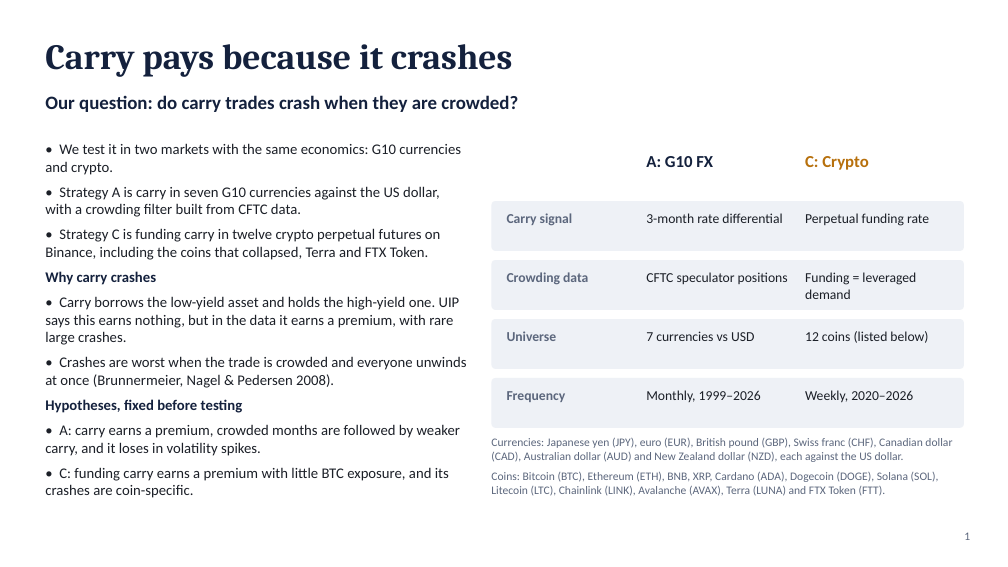
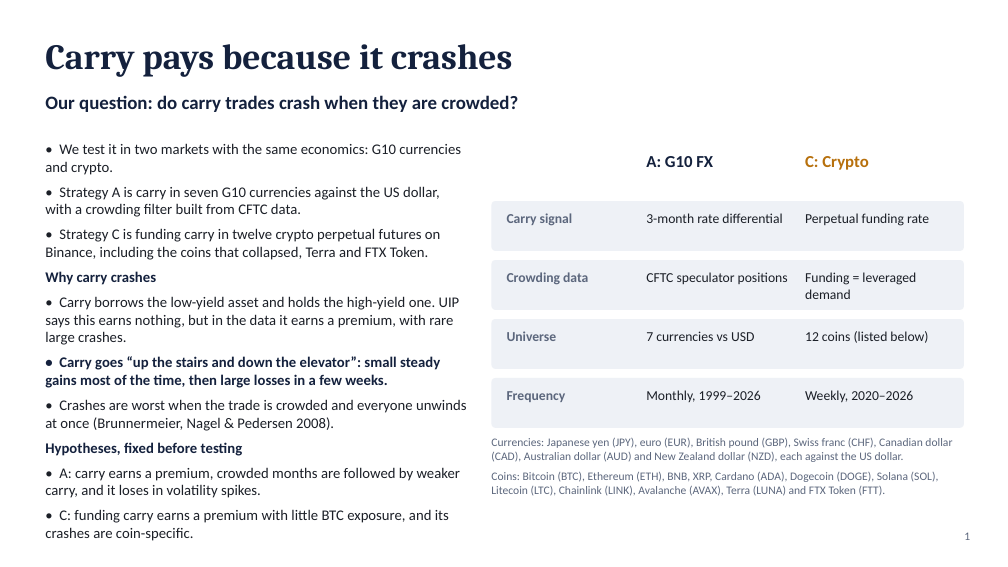
Before and after one commit to rezazamani2329/currency-crypto-carry, a slide deck: slide 2 of slides/presentation_10min.pptx. Drawn at 1008x567 pixels with LibreOffice and Linux fonts; fonts in the diff are those of the drawing. Boxes give left, top, right and bottom in pixels: in the first picture for what was removed or moved away, otherwise in the second. Text is boxed around its words. In the diff, an @@ line names an element or a change of style, - is before the commit and + after.

```diff
--- a/slides/presentation_10min.pptx
+++ b/slides/presentation_10min.pptx
@@ text at box(45, 356, 440, 388): paragraph added @@
+• Carry goes “up the stairs and down the elevator”: small steady gains most of the time, then large losses in a few weeks.
```
Also in this commit, not shown: 1 other slide changed, 4 other files.
